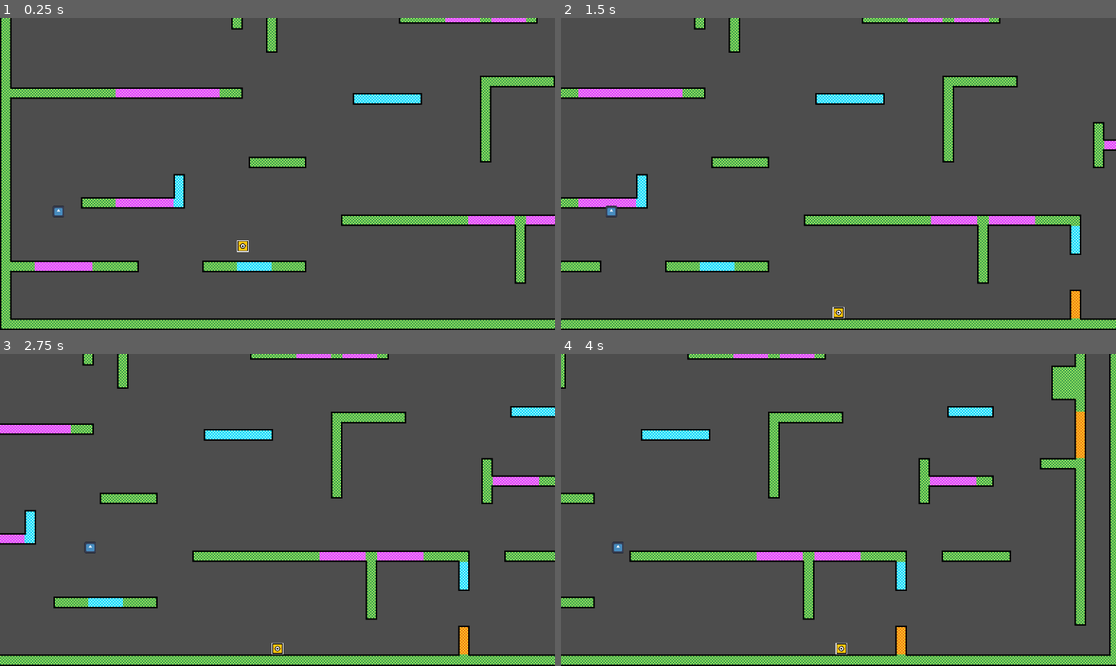
Above: before the commit, frames 1-4 (two rows, left to right).
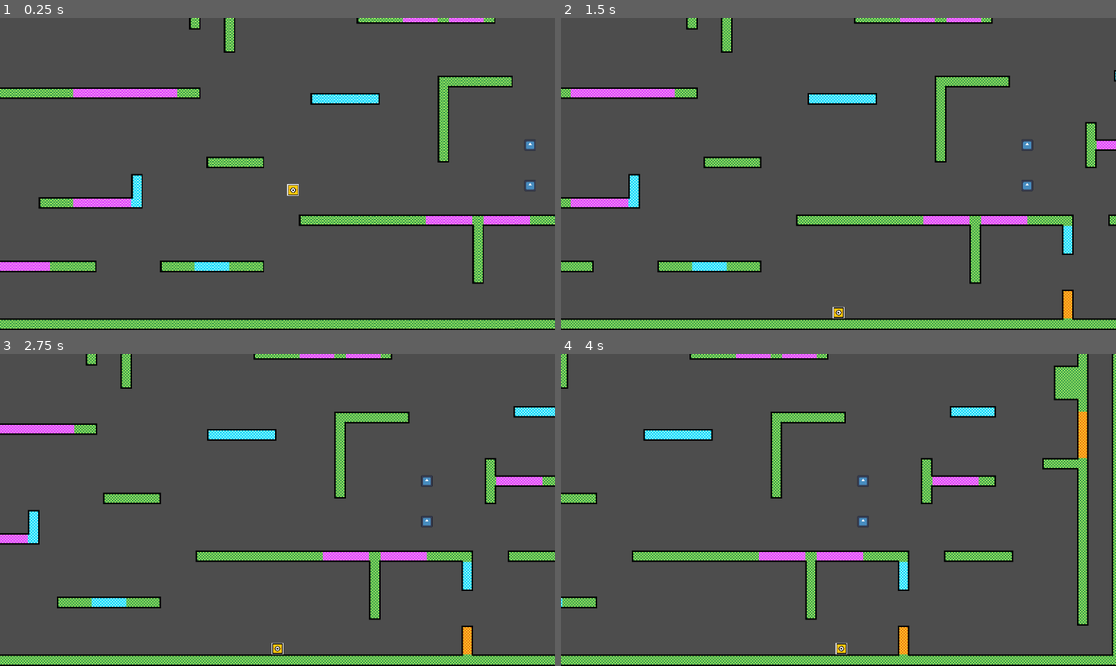
Above: after the commit, the same moments.

Repository: Someone71/Ori-Game
Game: Godot game, scene res://Scenes/OriGame.tscn
Same seed, same stepped clock (60 frames per second), same inputs: the game is played once before the commit and once after it. The engine's default icon, where the game draws it, is replaced by a stand-in: a white triangle on a blue panel in a dark square.
Inputs (mouse positions are in pixels of both pictures, inside the frame that each line leads up to):
- Up to frame 1 (0.25 s): no input
- Up to frame 2 (1.5 s): move the mouse to (960, 158) at 0.52 s; hold D (right) from 0.53 s (still down); right-click (960, 158) at 0.6 s; tap Space (jump) at 0.77 s; click (960, 158) at 0.8 s; move the mouse to (727, 189) at 1.27 s; click (727, 189) at 1.35 s
- Up to frame 3 (2.75 s): tap Space (jump) at 1.52 s; right-click (166, 525) at 1.55 s; move the mouse to (333, 441) at 2.02 s; release D (right) at 2.03 s; hold A (left) from 2.03 s (still down); right-click (333, 441) at 2.1 s; click (333, 441) at 2.3 s
- Up to frame 4 (4 s): move the mouse to (810, 572) at 2.77 s; release A (left) at 2.78 s; hold D (right) from 2.78 s (still down); click (810, 572) at 2.85 s; tap Space (jump) at 3.02, 3.77 s; right-click (810, 572) at 3.05 s; move the mouse to (1005, 556) at 3.52 s; right-click (1005, 556) at 3.6 s; click (1005, 556) at 3.8 s

The runs differ from the first frame. In frame 1, 15% of the frame differs, in the area x 0-100%, y 0-100%; in frame 2, 10%; in frame 3, 6.1%; in frame 4, 8.0%.

Commit message:
made the player get launched when bashing

Diff:
--- a/Scenes/OriGame.tscn
+++ b/Scenes/OriGame.tscn
@@ -9,7 +9,7 @@
 
 [node name="Player" parent="." unique_id=1127191638 instance=ExtResource("1_3pc41")]
 unique_name_in_owner = true
-position = Vector2(672, -304)
+position = Vector2(928, -456)
 
 [node name="Map" parent="." unique_id=1526308851 instance=ExtResource("2_w7qmd")]
 
@@ -19,4 +19,7 @@
 script = ExtResource("3_i1kgc")
 
 [node name="Projectile" parent="." unique_id=121647500 instance=ExtResource("4_og7hn")]
-position = Vector2(112, -328)
+position = Vector2(1584, -400)
+
+[node name="Projectile2" parent="." unique_id=1327722775 instance=ExtResource("4_og7hn")]
+position = Vector2(1584, -512)
--- a/Scripts/player.gd
+++ b/Scripts/player.gd
@@ -4,10 +4,10 @@
 
 const SPEED = 400.0
 const JUMP_VELOCITY = -800.0
-var speedLimitY = 800
+var speedLimitY = 1000
 var negSpeedLimitY = -800
-var speedLimitX = 800
-var negSpeedLimitX = -800
+var speedLimitX = 1000
+var negSpeedLimitX = -1000
 
 var inAir = true
 
@@ -28,6 +28,9 @@
 # Coyote time amount
 var coyoteTime = 0.1
 var wallBounceCoyoteTime = 0.15
+
+#bash variables
+var bashCD = 0
 
 func dash():
 	dashDir = Input.get_vector("left", "right", "up", "down")
@@ -94,12 +97,14 @@
 		velocity.x -= deltaSpeedX / 1.05 * delta
 
 func bash():
-	if(Input.is_action_just_pressed("bash")):
-		var projectile = get_closest_projectile()
-		if projectile != null:
-			print(projectile)
+	velocity = velocity.length() * get_local_mouse_position().normalized() + (get_global_mouse_position() - global_position).normalized() * 400
+	velocity.y -= 200
+	bashCD = 1
+	dashCD = 0
 
 func get_closest_projectile():
+	if(!bashArea.has_overlapping_areas()):
+		return null
 	var closest = null
 	var closestDistance = INF
 
@@ -131,7 +136,7 @@
 
 		# Add the gravity.
 	if not is_on_floor():
-		velocity += get_gravity()*1.25 * delta*2
+		velocity += get_gravity() * 1.2 * delta*2
 		coyoteTime -= delta
 
 	if is_on_floor():
@@ -141,8 +146,9 @@
 	if not is_on_wall_only():
 		wallBounceCoyoteTime -= delta
 
-	# Handle dash and the wallBounce timer
+	# Handle dash, bash and the wallBounce timer
 	dashCD -= delta
+	bashCD -= delta
 	wallBounceSpeedTimer -= delta
 	if Input.is_action_just_pressed("dash") and not isDashing and dashCD <= 0:
 		dash()
@@ -155,6 +161,7 @@
 		wallJump()
 	if is_on_floor():
 		dashCD = 0
+		bashCD = 0
 	dashTimer -= delta
 	if dashTimer <= 0:
 		isDashing = false
@@ -165,8 +172,11 @@
 	if velocity.x != 0:
 		prevX = velocity.x
 
+	if(Input.is_action_just_pressed("bash") and get_closest_projectile() != null and bashCD <= 0):
+		bash()
+
 	jump()
 	movement(delta)
 	speedFallOff(delta)
 	move_and_slide()
-	bash()
+	#print(velocity)
--- a/Scripts/projectileArea.gd
+++ b/Scripts/projectileArea.gd
@@ -4,5 +4,6 @@
 var direction : Vector2
 
 func _physics_process(delta: float) -> void:
-	direction = Vector2.RIGHT.rotated(rotation)
-	global_position += direction * speed * delta
+	pass
+	#direction = Vector2.RIGHT.rotated(rotation)
+	#global_position += direction * speed * delta
